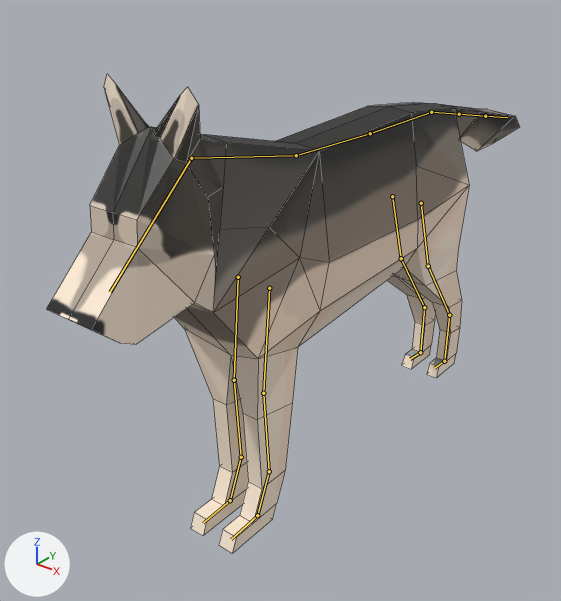
Before and after pictures for a commit that changed the Blender file theparkdepartment/Entities/Animals/EasternWolf/Assets/eastern-wolf.blend.
Camera for both pictures: a camera (50 mm lens) standing at (2.47, -3.58, 2.23) and looking at (-0.3, -0.12, 0.08). Arrows for +X, +Y and +Z are at lower left; the lights stay in place. The bones that bend it are drawn over the model as lines. Mesh edges are drawn as thin lines.
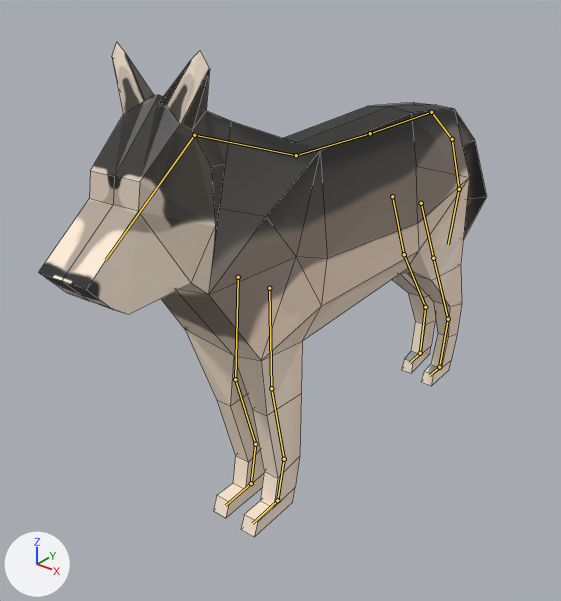
The newer file adds an action. The first version stands in its rest pose; the second is drawn at frame 117 of the action 'idle'.

The edits, one by one:
Bone 'phlanges-rear.L' (bone_phlanges_rear_l) turns from (0, 0, 0) to (13, 0, 0) degrees about its own x, y and z.
Bone 'phlanges-rear.R' (bone_phlanges_rear_r) turns from (0, 0, 0) to (14, 0, 0) degrees about its own x, y and z.
Bone 'neck' (bone_neck) turns from (0, 0, 0) to (7, 0, 0) degrees about its own x, y and z.
Bone 'skull' (bone_skull) turns from (0, 0, 0) to (-1, 0, 2) degrees about its own x, y and z.
Bone 'carpals.L' (bone_carpals_l) turns from (0, 0, 0) to (3, 0, 0) degrees about its own x, y and z.
Bone 'phlanges-front.L' (bone_phlanges_front_l) turns from (0, 0, 0) to (-9, 0, 0) degrees about its own x, y and z.
Bone 'phlanges-front.R' (bone_phlanges_front_r) turns from (0, 0, 0) to (-12, 0, 0) degrees about its own x, y and z.
Bone 'heel-forward-ik.L' (bone_heel_forward_ik_l) moves from (0.0, 0.0, 0.0) to (0.0, 0.14, 0.007).
Bone 'heel-forward-ik.R' (bone_heel_forward_ik_r) moves from (0.0, 0.0, 0.0) to (0.0, 0.135, 0.022).
Bone 'heel-rear-ik.L' (bone_heel_rear_ik_l) moves from (0.0, 0.0, 0.0) to (0.0, 0.016, -0.078).
Bone 'heel-rear-ik.R' (bone_heel_rear_ik_r) moves from (0.0, 0.0, 0.0) to (0.0, 0.016, -0.003).
Bone 'tail-ik-pin' (bone_tail_ik_pin) moves from (0.0, 0.0, 0.0) to (0.0, -0.672, -1.057).
Bone 'tail-ik-pole' (bone_tail_ik_pole) moves from (0.0, 0.0, 0.0) to (0.0, 0.755, 0.044).

Boxes [x1, y1, x2, y2] around the edits, measured in the pictures (561 x 601 px):
'Cylinder', posed: before [47, 74, 519, 553]; after [38, 43, 487, 537]
bone 'phlanges-rear.L', root to tip: before (444, 361) to (434, 368); after (439, 367) to (429, 375)
bone 'phlanges-rear.R', root to tip: before (420, 352) to (410, 359); after (420, 353) to (409, 363)
bone 'neck', root to tip: before (296, 155) to (191, 158); after (296, 155) to (194, 135)
bone 'skull', root to tip: before (191, 158) to (110, 292); after (194, 135) to (105, 260)
bone 'carpals.L', root to tip: before (269, 471) to (257, 515); after (284, 459) to (277, 500)
bone 'phlanges-front.L', root to tip: before (257, 515) to (231, 539); after (277, 500) to (252, 523)
bone 'phlanges-front.R', root to tip: before (230, 500) to (203, 523); after (251, 483) to (225, 505)
